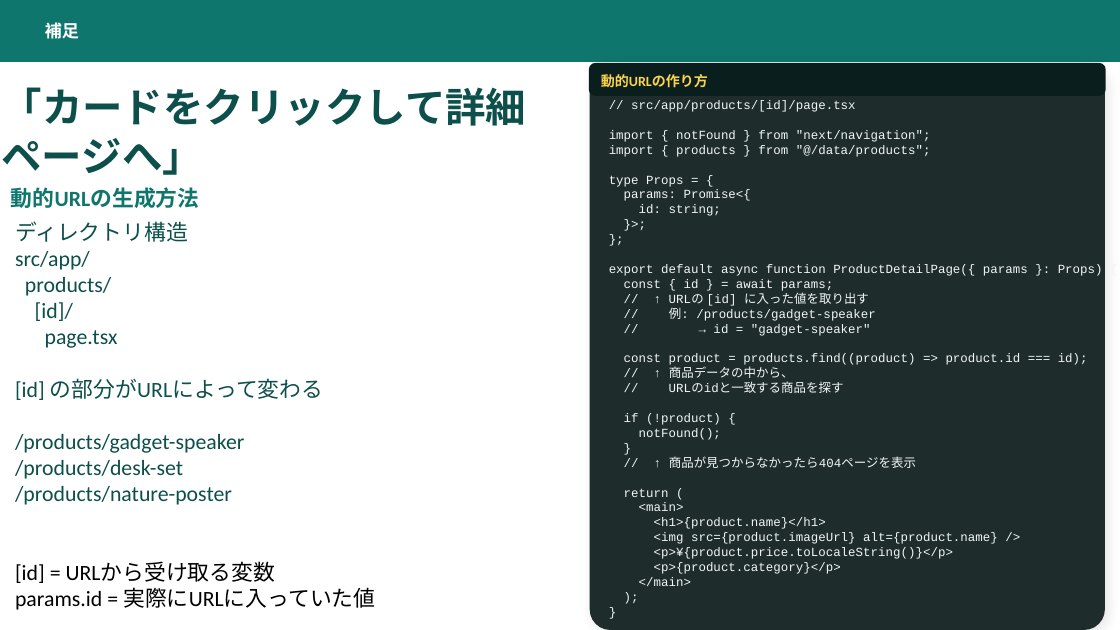
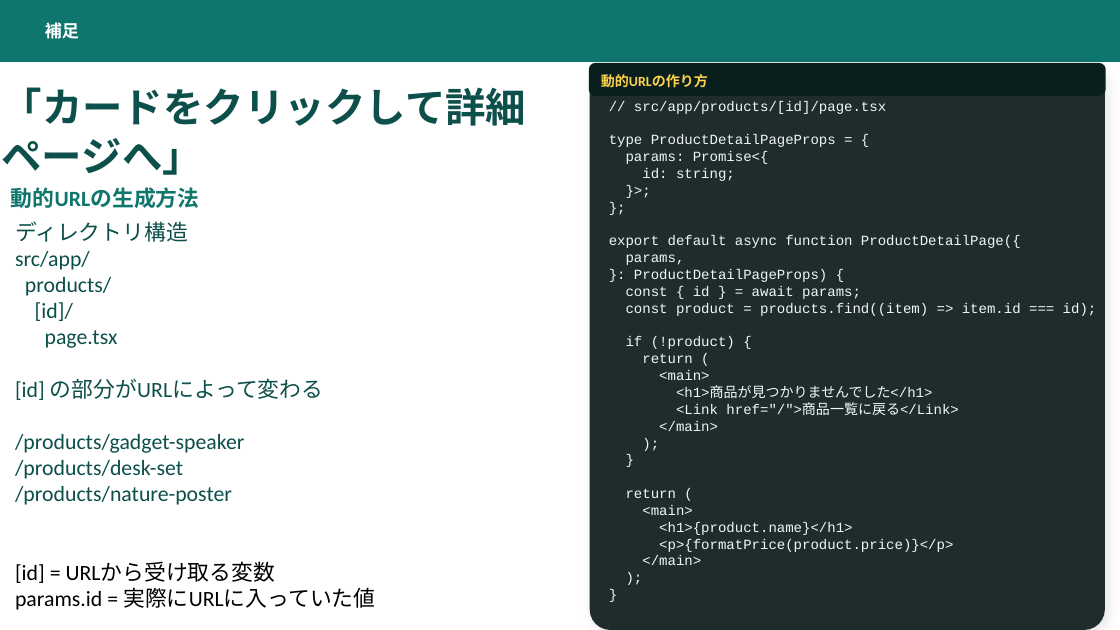
Before and after one commit to Kyutech-Code-Lab/KCLhackEC-2026, a slide deck: slide 17 of materials/2026/slides/kcl-frontend-intro.pptx. Drawn at 1120x630 pixels with LibreOffice and Linux fonts; fonts in the diff are those of the drawing. Boxes give left, top, right and bottom in pixels: in the first picture for what was removed or moved away, otherwise in the second. Text is boxed around its words. In the diff, an @@ line names an element or a change of style, - is before the commit and + after.

```diff
--- a/materials/2026/slides/kcl-frontend-intro.pptx
+++ b/materials/2026/slides/kcl-frontend-intro.pptx
@@ text at (626,101,886,565): size 8 to 9 pt in "// src/app/products/[id]/page.tsx", "params: Promise<{", "id: string;", "}>;" and 10 more places @@
@@ text at (609,134,836,147): text changed; size 8 to 9 pt @@
-import { notFound } from "next/navigation";
-import { products } from "@/data/products";
-type Props = {
+type ProductDetailPageProps = {
@@ text at (609,235,1021,282): text changed; size 8 to 9 pt @@
-export default async function ProductDetailPage({ params }: Props) {
+export default async function ProductDetailPage({
+params,
+}: ProductDetailPageProps) {
@@ text at (626,303,1097,316): text changed; size 8 to 9 pt @@
-// ↑ URLの [id] に入った値を取り出す
-// 例: /products/gadget-speaker
-// → id = "gadget-speaker"
-const product = products.find((product) => product.id === id);
-// ↑ 商品データの中から、
-// URLのidと一致する商品を探す
+const product = products.find((item) => item.id === id);
@@ text at (642,353,958,431): text changed; size 8 to 9 pt @@
-notFound();
+return (
+<main>
+<h1>商品が見つかりませんでした</h1>
+<Link href="/">商品一覧に戻る</Link>
+</main>
+);
@@ text at (669,456,916,468): paragraph removed @@
-// ↑ 商品が見つからなかったら404ページを表示
@@ text at (659,539,953,552): text changed; size 8 to 9 pt @@
-<img src={product.imageUrl} alt={product.name} />
-<p>¥{product.price.toLocaleString()}</p>
-<p>{product.category}</p>
+<p>{formatPrice(product.price)}</p>
```
Also in this commit, not shown: 2 other slides changed, 15 other files.
